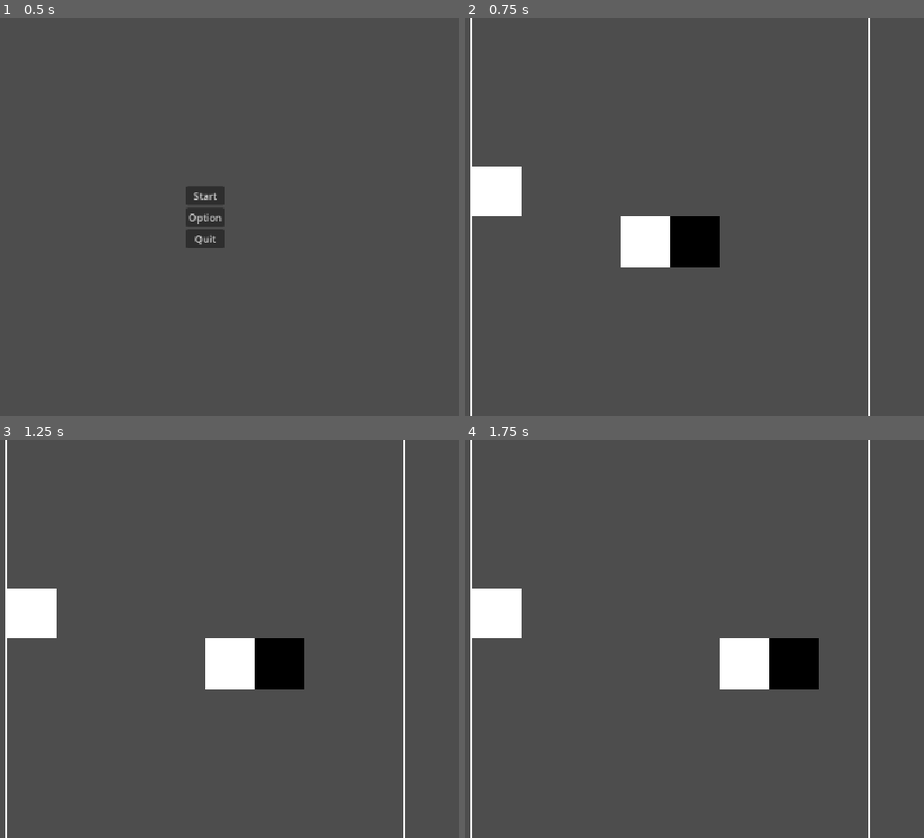
Above: before the commit, frames 1-4 (two rows, left to right).
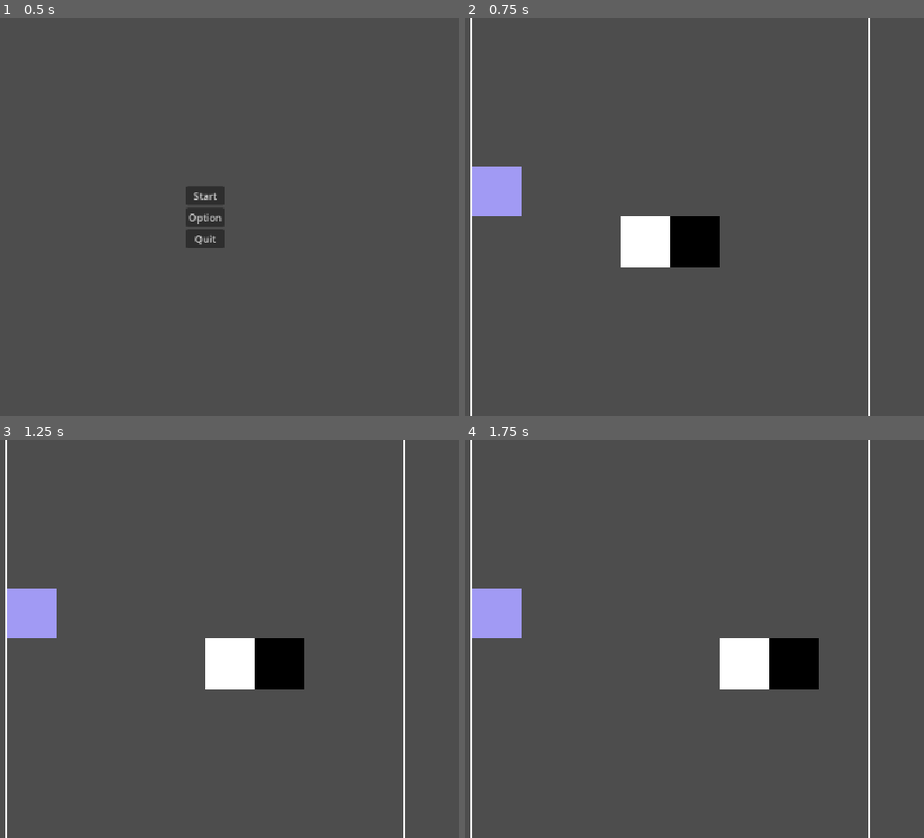
Above: after the commit, the same moments.

Repository: zml9167/snake
Game: Godot game, scene res://scenes/main/main.tscn
The game is run twice, just before and just after one commit, with the same random seed, the same clock (stepped at 60 frames per second) and the same inputs.
Inputs:
- Up to frame 1 (0.5 s): no input
- Up to frame 2 (0.75 s): click "Start" at 0.5 s
- Up to frame 3 (1.25 s): no input
- Up to frame 4 (1.75 s): hold D (move_right) from 1.28 s (still down)

Frame 1 is identical in both runs. In frame 2, 1.3% of the frame differs, in the area x 1-13%, y 37-50%; in frame 3, 1.3%; in frame 4, 1.3%.

Commit message:
Fix grid settings and direction input handling
- Rename grid_colums to grid_columns while keeping the old config key as a fallback
- Clamp loaded and saved grid sizes and fix the row upper-bound clamp
- Fix the renamed column slider signal handler
- Buffer up to two turns so quick double-turn inputs are not lost
- Give food a random distinct color

Diff:
--- a/autoload/global.gd
+++ b/autoload/global.gd
@@ -6,21 +6,30 @@
 
 
 func _ready() -> void:
+	if config == null:
+		config = GameConfig.new()
 	load_settings()
 
 
-func save_settings(colums: int, rows: int):
+func save_settings(columns: int, rows: int) -> void:
 	var config_file = ConfigFile.new()
-	config_file.set_value("grid", "colums", colums)
+	config_file.set_value("grid", "columns", columns)
 	config_file.set_value("grid", "rows", rows)
 	config_file.save(OPTIONS_PATH)
-	config.grid_colums = colums
-	config.grid_rows = rows
+	config.grid_columns = clampi(columns, config.grid_columns_min, config.grid_columns_max)
+	config.grid_rows = clampi(rows, config.grid_rows_min, config.grid_rows_max)
 
 
-func load_settings():
+func load_settings() -> void:
 	var config_file = ConfigFile.new()
 	var err = config_file.load(OPTIONS_PATH)
 	if err == OK:
-		config.grid_colums = config_file.get_value("grid", "colums", config.grid_colums)
-		config.grid_rows = config_file.get_value("grid", "rows", config.grid_rows)
+		# Read the old "colums" key as a fallback so existing settings survive the rename.
+		var columns = config_file.get_value(
+			"grid",
+			"columns",
+			config_file.get_value("grid", "colums", config.grid_columns)
+		)
+		var rows = config_file.get_value("grid", "rows", config.grid_rows)
+		config.grid_columns = clampi(int(columns), config.grid_columns_min, config.grid_columns_max)
+		config.grid_rows = clampi(int(rows), config.grid_rows_min, config.grid_rows_max)
--- a/resourse/data/game_config.gd
+++ b/resourse/data/game_config.gd
@@ -6,6 +6,6 @@
 @export var grid_rows_max: int = 16
 @export_range(8, 16) var grid_rows: int = 8
 
-@export var grid_colums_min: int = 8
-@export var grid_colums_max: int = 16
-@export_range(8, 16) var grid_colums: int = 8
+@export var grid_columns_min: int = 8
+@export var grid_columns_max: int = 16
+@export_range(8, 16) var grid_columns: int = 8
--- a/scenes/game/game.gd
+++ b/scenes/game/game.gd
@@ -7,6 +7,7 @@
 const STEP_PER_FOOD := 0.01     # 每吃一个食物缩短的秒数
 const BOOST_SCALE := 0.5        # 按住加速键时的间隔倍率
 const START_LENGTH := 2         # 初始蛇长
+const MAX_QUEUED_DIRECTIONS := 2 # 最多缓存两次转向，避免快速二连转向丢失
 
 @onready var viewport_size = get_viewport().get_visible_rect().size
 @onready var timer: Timer = $Timer
@@ -15,8 +16,8 @@
 @onready var line_2d: Line2D = $Line2D
 
 var snake_nodes: Array[MeshInstance2D] = []
-var direction = Vector2.RIGHT
-var next_direction = Vector2.ZERO
+var direction: Vector2 = Vector2.RIGHT
+var direction_queue: Array[Vector2] = []
 var food_node: MeshInstance2D
 var grid: GameGrid
 var is_game_over: bool = false
@@ -28,9 +29,9 @@
 # Called when the node enters the scene tree for the first time.
 func _ready() -> void:
 	grid = GameGrid.new()
-	grid.shape.x = Global.config.grid_colums
+	grid.shape.x = Global.config.grid_columns
 	grid.shape.y = Global.config.grid_rows
-	var cell_width = viewport_size.x / Global.config.grid_colums
+	var cell_width = viewport_size.x / Global.config.grid_columns
 	var cell_height = viewport_size.y / Global.config.grid_rows
 	if cell_width == cell_height:
 		grid.cell_size = cell_width
@@ -42,12 +43,12 @@
 		grid.offset.y = (viewport_size.y - grid.cell_size * Global.config.grid_rows) / 2
 	else:
 		grid.cell_size = cell_height
-		grid.offset.x = (viewport_size.x - grid.cell_size * Global.config.grid_colums) / 2
+		grid.offset.x = (viewport_size.x - grid.cell_size * Global.config.grid_columns) / 2
 		grid.offset.y = 0
-	grid.size.x = grid.cell_size * Global.config.grid_colums
+	grid.size.x = grid.cell_size * Global.config.grid_columns
 	grid.size.y = grid.cell_size * Global.config.grid_rows
 	_draw_boundary()
-	grid.cell_count = Global.config.grid_colums * Global.config.grid_rows
+	grid.cell_count = Global.config.grid_columns * Global.config.grid_rows
 	start_index = grid.position2index(viewport_size / 2)
 	mesh = QuadMesh.new()
 	mesh.size.x = grid.cell_size
@@ -60,8 +61,7 @@
 	timer.start()
 
 
-# Called every frame. 'delta' is the elapsed time since the previous frame.
-func _process(_delta: float) -> void:
+func _physics_process(_delta: float) -> void:
 	if is_game_over:
 		return
 
@@ -84,14 +84,29 @@
 
 
 func _unhandled_input(event: InputEvent) -> void:
+	if is_game_over:
+		return
+
+	var requested := Vector2.ZERO
 	if event.is_action_pressed("move_left"):
-		next_direction = Vector2.LEFT
+		requested = Vector2.LEFT
 	elif event.is_action_pressed("move_right"):
-		next_direction = Vector2.RIGHT
+		requested = Vector2.RIGHT
 	elif event.is_action_pressed("move_up"):
-		next_direction = Vector2.UP
+		requested = Vector2.UP
 	elif event.is_action_pressed("move_down"):
-		next_direction = Vector2.DOWN
+		requested = Vector2.DOWN
+
+	if requested == Vector2.ZERO:
+		return
+
+	var last_direction := direction
+	if not direction_queue.is_empty():
+		last_direction = direction_queue[-1]
+	if requested == last_direction or (requested + last_direction).is_zero_approx():
+		return
+	if direction_queue.size() < MAX_QUEUED_DIRECTIONS:
+		direction_queue.push_back(requested)
 
 
 func _draw_boundary():
@@ -129,9 +144,10 @@
 	food_node = MeshInstance2D.new()
 	food_node.mesh = mesh
 	food.add_child(food_node)
-
-
-func _spawn_food():
+	food.modulate = Color(randf(), randf(), randf())
+
+
+func _spawn_food() -> bool:
 	var excluded = []
 	for node in snake_nodes:
 		excluded.append(grid.position2index(node.position))
@@ -141,11 +157,13 @@
 			candidates.append(i)
 	if candidates.is_empty():
 		_end_game("finish")
-		return
+		return false
 
 	var random = candidates.pick_random()
 	food_node.position = grid.index2position(random)
 
+	return true
+
 
 func _on_timer_timeout() -> void:
 	if is_game_over:
@@ -153,11 +171,11 @@
 
 	snake_nodes[0].modulate = Color(1,1,1)
 
-	if (
-		not next_direction.is_zero_approx()
-		and not (next_direction + direction).is_zero_approx()
-	):
-		direction = next_direction
+	while not direction_queue.is_empty():
+		var next: Vector2 = direction_queue.pop_front()
+		if not (next + direction).is_zero_approx():
+			direction = next
+			break
 
 	var node = snake_nodes.pop_back()
 	node.position = snake_nodes[0].position + direction * grid.cell_size
@@ -165,7 +183,8 @@
 	snake_nodes.push_front(node)
 
 	if food_node.position.is_equal_approx(snake_nodes[0].position):
-		_spawn_food()
+		if not _spawn_food():
+			return
 		_snake_grow_up(1)
 
 	if (
--- a/scenes/main/options.gd
+++ b/scenes/main/options.gd
@@ -2,34 +2,43 @@
 
 signal options_hide
 
-@onready var colums: Label = $GridColums/Colums
+@onready var columns: Label = $GridColumns/Columns
 @onready var rows: Label = $GridRows/Rows
-@onready var colum_h_slider: HSlider = $GridColums/ColumHSlider
+@onready var column_h_slider: HSlider = $GridColumns/ColumnHSlider
 @onready var row_h_slider: HSlider = $GridRows/RowHSlider
 
 
 # Called when the node enters the scene tree for the first time.
 func _ready() -> void:
-	colum_h_slider.value = Global.config.grid_colums
-	colum_h_slider.min_value = Global.config.grid_colums_min
-	colum_h_slider.max_value = Global.config.grid_colums_max
-	set_colums(Global.config.grid_colums)
-	row_h_slider.value = Global.config.grid_rows
+	column_h_slider.min_value = Global.config.grid_columns_min
+	column_h_slider.max_value = Global.config.grid_columns_max
+	column_h_slider.value = clampi(
+		Global.config.grid_columns,
+		Global.config.grid_columns_min,
+		Global.config.grid_columns_max
+	)
+	set_columns(int(column_h_slider.value))
+
 	row_h_slider.min_value = Global.config.grid_rows_min
 	row_h_slider.max_value = Global.config.grid_rows_max
-	set_rows(Global.config.grid_rows)
+	row_h_slider.value = clampi(
+		Global.config.grid_rows,
+		Global.config.grid_rows_min,
+		Global.config.grid_rows_max
+	)
+	set_rows(int(row_h_slider.value))
 
 
-func set_colums(value: int):
-	colums.text = str(value)
+func set_columns(value: int):
+	columns.text = str(value)
 
 
 func set_rows(value: int):
 	rows.text = str(value)
 
 
-func _on_colum_h_slider_value_changed(value: float) -> void:
-	set_colums(int(value))
+func _on_column_h_slider_value_changed(value: float) -> void:
+	set_columns(int(value))
 
 
 func _on_row_h_slider_value_changed(value: float) -> void:
@@ -37,5 +46,5 @@
 
 
 func _on_ok_pressed() -> void:
-	Global.save_settings(int(colum_h_slider.value), int(row_h_slider.value))
+	Global.save_settings(int(column_h_slider.value), int(row_h_slider.value))
 	options_hide.emit()
--- a/scenes/main/options.tscn
+++ b/scenes/main/options.tscn
@@ -8,25 +8,24 @@
 offset_bottom = 50.0
 script = ExtResource("1_4r7lc")
 
-[node name="GridColums" type="HBoxContainer" parent="." unique_id=1841696718]
+[node name="GridColumns" type="HBoxContainer" parent="." unique_id=1841696718]
 layout_mode = 2
 
-[node name="Label" type="Label" parent="GridColums" unique_id=1191201777]
+[node name="Label" type="Label" parent="GridColumns" unique_id=1191201777]
 layout_mode = 2
 size_flags_horizontal = 3
-text = "Grid Colums"
+text = "Grid Columns"
 
-[node name="ColumHSlider" type="HSlider" parent="GridColums" unique_id=1611671076]
+[node name="ColumnHSlider" type="HSlider" parent="GridColumns" unique_id=1611671076]
 custom_maximum_size = Vector2(80, -1)
 layout_mode = 2
 size_flags_horizontal = 3
 size_flags_vertical = 4
 
-[node name="Colums" type="Label" parent="GridColums" unique_id=1299679658]
+[node name="Columns" type="Label" parent="GridColumns" unique_id=1299679658]
 custom_minimum_size = Vector2(20, 0)
 layout_mode = 2
 size_flags_horizontal = 8
-text = "8"
 
 [node name="GridRows" type="HBoxContainer" parent="." unique_id=1692073519]
 layout_mode = 2
@@ -46,12 +45,11 @@
 custom_minimum_size = Vector2(20, 0)
 layout_mode = 2
 size_flags_horizontal = 8
-text = "24"
 
 [node name="OK" type="Button" parent="." unique_id=129751303]
 layout_mode = 2
 text = "OK"
 
-[connection signal="value_changed" from="GridColums/ColumHSlider" to="." method="_on_colum_h_slider_value_changed"]
+[connection signal="value_changed" from="GridColumns/ColumnHSlider" to="." method="_on_column_h_slider_value_changed"]
 [connection signal="value_changed" from="GridRows/RowHSlider" to="." method="_on_row_h_slider_value_changed"]
 [connection signal="pressed" from="OK" to="." method="_on_ok_pressed"]
